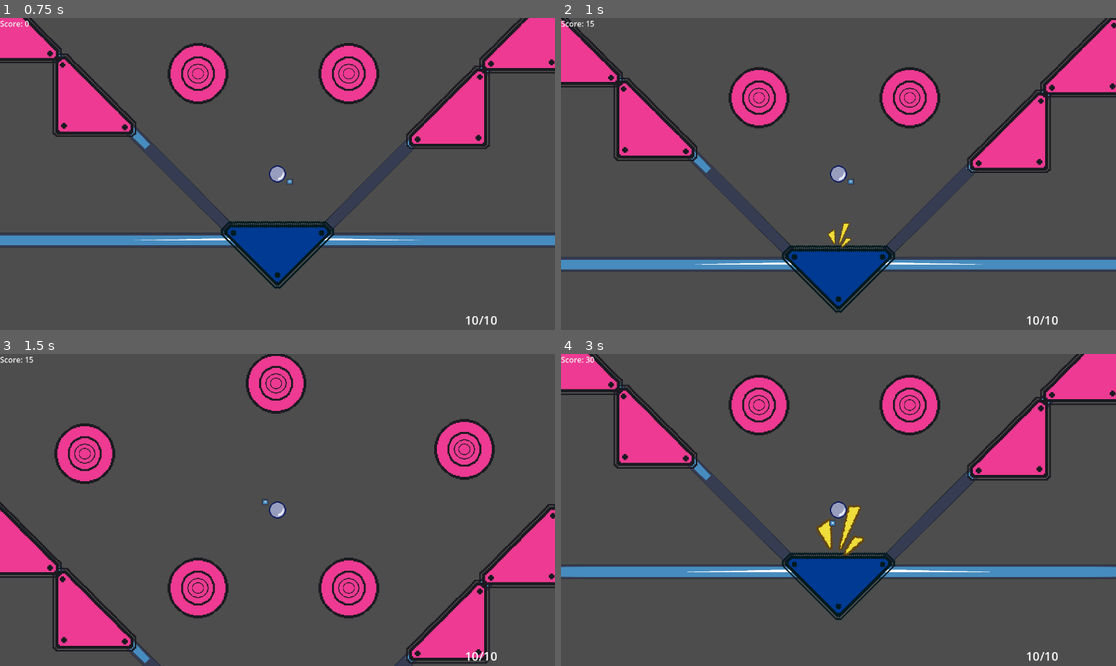
Above: before the commit, frames 1-4 (two rows, left to right).
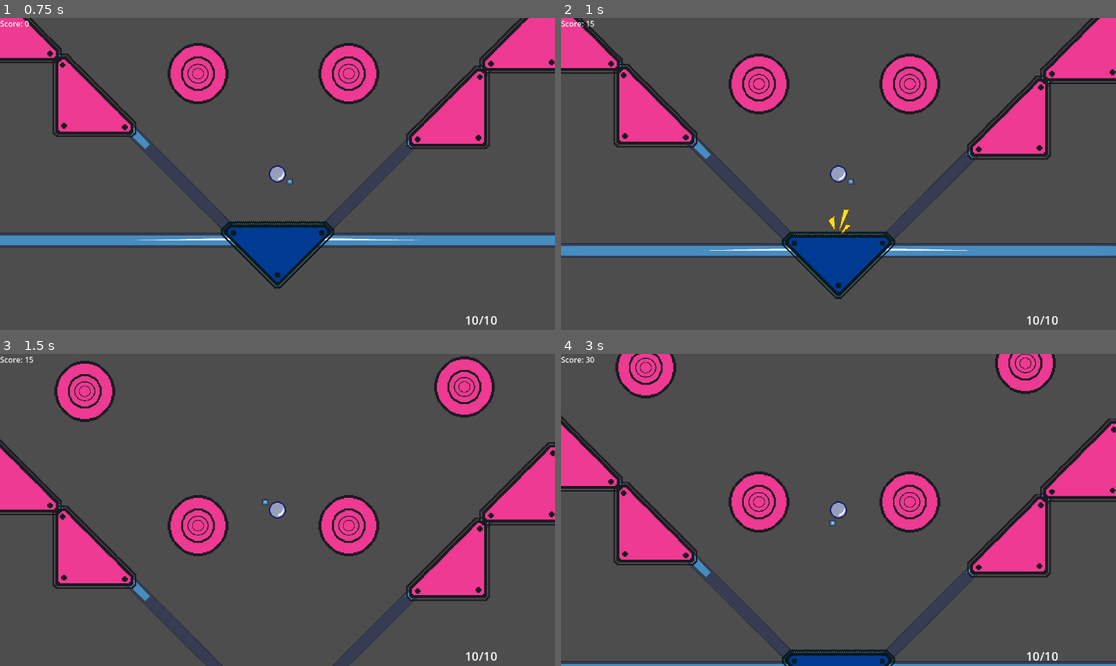
Above: after the commit, the same moments.

Repository: HjalteTagmose/Winball
Game: Godot game, scene res://scenes/main.tscn
Two runs of this game, one before a commit and one after it. Both use one fixed random seed, a clock stepped at 60 frames per second and the inputs below. The engine's default icon, where the game draws it, is replaced by a stand-in: a white triangle on a blue panel in a dark square.
Inputs (mouse positions are in pixels of both pictures, inside the frame that each line leads up to):
- Up to frame 1 (0.75 s): tap Enter (ui_accept) at 0.5 s; move the mouse to (510, 320) at 0.52 s; tap S (aim_down) at 0.6 s
- Up to frame 2 (1 s): tap Enter (ui_accept) at 0.77 s
- Up to frame 3 (1.5 s): move the mouse to (49, 363) at 1.27 s; tap A (aim_left) at 1.35 s
- Up to frame 4 (3 s): tap Enter (ui_accept) at 1.52 s; move the mouse to (894, 441) at 2.02 s; tap D (aim_right) at 2.1 s; move the mouse to (810, 572) at 2.77 s; tap W (aim_up) at 2.85 s

Frame 1 is identical in both runs. In frame 2, 18% of the frame differs, in the area x 0-100%, y 0-95%; in frame 3, 31%; in frame 4, 33%, in the area x 0-100%, y 0-100%.

Commit message:
Added physical materials asset

Diff:
--- /dev/null
+++ b/Material/Physic/BasicBumper.tres
@@ -0,0 +1,4 @@
+[gd_resource type="PhysicsMaterial" format=3 uid="uid://h2b3l4uf0q5p"]
+
+[resource]
+bounce = 0.4
--- /dev/null
+++ b/Material/Physic/Wall.tres
@@ -0,0 +1,3 @@
+[gd_resource type="PhysicsMaterial" format=3 uid="uid://chtck5wyxnxds"]
+
+[resource]
--- a/prefabs/Room props/basic_bumper.tscn
+++ b/prefabs/Room props/basic_bumper.tscn
@@ -1,11 +1,9 @@
 [gd_scene load_steps=6 format=3 uid="uid://boobpj10lfiqa"]
 
 [ext_resource type="Script" uid="uid://lobwfmlxako" path="res://scripts/Map props/Bumper.gd" id="1_gbh0v"]
+[ext_resource type="PhysicsMaterial" uid="uid://h2b3l4uf0q5p" path="res://Material/Physic/BasicBumper.tres" id="1_p6uf5"]
 [ext_resource type="PackedScene" uid="uid://d2nlkgcw21uwb" path="res://art/Particles/test_particles.tscn" id="2_awcih"]
 [ext_resource type="Texture2D" uid="uid://drg8puls0marl" path="res://art/ph_bumper_2.png" id="2_qyf33"]
-
-[sub_resource type="PhysicsMaterial" id="PhysicsMaterial_gbh0v"]
-bounce = 0.7
 
 [sub_resource type="CircleShape2D" id="CircleShape2D_nb1wl"]
 radius = 33.0606
@@ -14,7 +12,7 @@
 scale = Vector2(2, 2)
 collision_layer = 4
 collision_mask = 2
-physics_material_override = SubResource("PhysicsMaterial_gbh0v")
+physics_material_override = ExtResource("1_p6uf5")
 script = ExtResource("1_gbh0v")
 Power = 80.0
 AudioPlayer = NodePath("AudioPlayer")
--- a/prefabs/Room props/flat_bumper_ground.tscn
+++ b/prefabs/Room props/flat_bumper_ground.tscn
@@ -1,13 +1,10 @@
 [gd_scene load_steps=11 format=3 uid="uid://cubywxgl8t7t2"]
 
+[ext_resource type="PhysicsMaterial" uid="uid://chtck5wyxnxds" path="res://Material/Physic/Wall.tres" id="1_bod2i"]
+[ext_resource type="PhysicsMaterial" uid="uid://h2b3l4uf0q5p" path="res://Material/Physic/BasicBumper.tres" id="1_pu8ip"]
 [ext_resource type="Script" uid="uid://lobwfmlxako" path="res://scripts/Map props/Bumper.gd" id="1_ubyfy"]
 [ext_resource type="PackedScene" uid="uid://d2nlkgcw21uwb" path="res://art/Particles/test_particles.tscn" id="2_pu8ip"]
 [ext_resource type="Texture2D" uid="uid://74yprmmp5mei" path="res://art/ph_bumper_1.png" id="2_ydfnd"]
-
-[sub_resource type="PhysicsMaterial" id="PhysicsMaterial_ubyfy"]
-
-[sub_resource type="PhysicsMaterial" id="PhysicsMaterial_gbh0v"]
-bounce = 0.7
 
 [sub_resource type="CapsuleShape2D" id="CapsuleShape2D_ydfnd"]
 radius = 4.93197
@@ -29,13 +26,13 @@
 [node name="FlatBumper_Ground" type="StaticBody2D"]
 rotation = -0.785398
 scale = Vector2(2, 2)
-physics_material_override = SubResource("PhysicsMaterial_ubyfy")
+physics_material_override = ExtResource("1_bod2i")
 
 [node name="FlatBumper Logic" type="StaticBody2D" parent="." node_paths=PackedStringArray("AudioPlayer")]
 scale = Vector2(1.47, 1.47)
 collision_layer = 4
 collision_mask = 2
-physics_material_override = SubResource("PhysicsMaterial_gbh0v")
+physics_material_override = ExtResource("1_pu8ip")
 script = ExtResource("1_ubyfy")
 AudioPlayer = NodePath("AudioPlayer")
 ParticleOnHit = ExtResource("2_pu8ip")
--- a/prefabs/Room props/flat_bumper_walls.tscn
+++ b/prefabs/Room props/flat_bumper_walls.tscn
@@ -1,11 +1,10 @@
-[gd_scene load_steps=10 format=3 uid="uid://cpt746t74aua6"]
+[gd_scene load_steps=11 format=3 uid="uid://cpt746t74aua6"]
 
+[ext_resource type="PhysicsMaterial" uid="uid://chtck5wyxnxds" path="res://Material/Physic/Wall.tres" id="1_4p2nv"]
+[ext_resource type="PhysicsMaterial" uid="uid://h2b3l4uf0q5p" path="res://Material/Physic/BasicBumper.tres" id="1_g2cpd"]
 [ext_resource type="Script" uid="uid://lobwfmlxako" path="res://scripts/Map props/Bumper.gd" id="1_y5uss"]
 [ext_resource type="Texture2D" uid="uid://74yprmmp5mei" path="res://art/ph_bumper_1.png" id="2_cd0wh"]
 [ext_resource type="PackedScene" uid="uid://d2nlkgcw21uwb" path="res://art/Particles/test_particles.tscn" id="2_g2cpd"]
-
-[sub_resource type="PhysicsMaterial" id="PhysicsMaterial_gbh0v"]
-bounce = 0.5
 
 [sub_resource type="CapsuleShape2D" id="CapsuleShape2D_cd0wh"]
 radius = 6.01282
@@ -28,12 +27,13 @@
 [node name="FlatBumper Walls" type="StaticBody2D"]
 scale = Vector2(2, 2)
 collision_mask = 0
+physics_material_override = ExtResource("1_4p2nv")
 
 [node name="FlatBumper Logic" type="StaticBody2D" parent="." node_paths=PackedStringArray("AudioPlayer")]
 scale = Vector2(1.47, 1.47)
 collision_layer = 4
 collision_mask = 2
-physics_material_override = SubResource("PhysicsMaterial_gbh0v")
+physics_material_override = ExtResource("1_g2cpd")
 script = ExtResource("1_y5uss")
 Power = 60.0
 AudioPlayer = NodePath("AudioPlayer")
